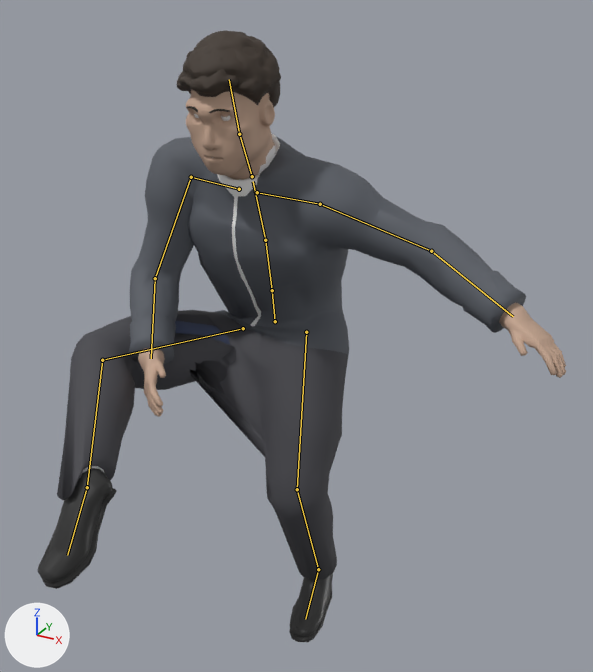
The glTF model src/decision_pitch/web/figures/figure.glb: old version first, new version second.
One viewpoint serves both versions: a 50 mm camera at (1.138, -2.162, 1.817) aimed at (0.271, -0.586, 1.029). Every picture has the same lights, and +X, +Y and +Z are marked at lower left. The first picture is the older version. Both versions are drawn at frame 14 of the action 'shot'; the numbers are the values there. The bones that change, and the others that lie on the model, are drawn over the model as lines.

Objects in the first picture: 'body', 'coat', 'eyes', 'hair_curly', 'hair_short', 'hair_swept'.
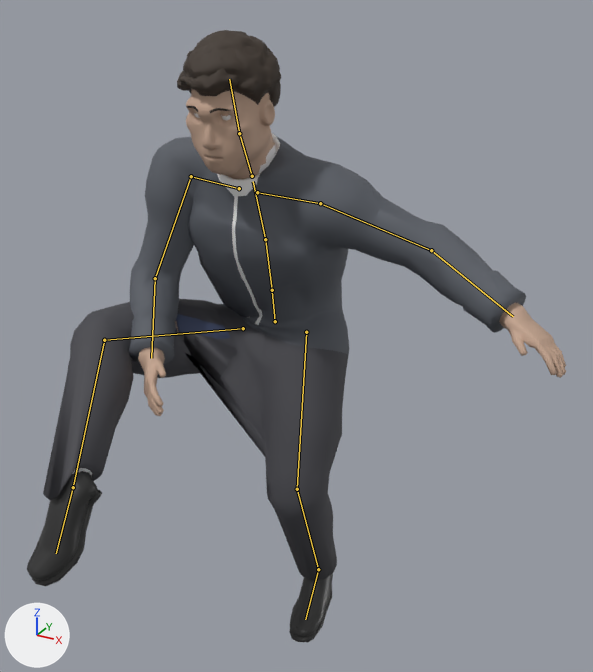
Boxes [x1, y1, x2, y2] around the edits, measured in the pictures (593 x 672 px):
'coat', posed: before [57, 133, 526, 580]; after [43, 132, 526, 580]
'body', posed: before [38, 89, 566, 642]; after [27, 88, 566, 642]
'hair_curly', posed: before [177, 30, 281, 112]; after [177, 30, 281, 113]
'hair_short', posed (8% taller): before [187, 88, 269, 113]; after [187, 86, 269, 113]
'eyes', posed: before [194, 114, 231, 158]; after [194, 113, 231, 120]
bone 'thigh_R', root to tip: before (243, 328) to (102, 360); after (243, 328) to (104, 340)
bone 'foot_R', root to tip: before (87, 487) to (67, 555); after (73, 487) to (56, 553)

What the commit changed:
Bone 'thigh_R' (bone_thigh_r) turns from (-129, 1, -71) to (-130, 7, -53) degrees about its own x, y and z.
Bone 'foot_R' (bone_foot_r) turns from (123, -53, -62) to (111, -43, -38) degrees about its own x, y and z.
